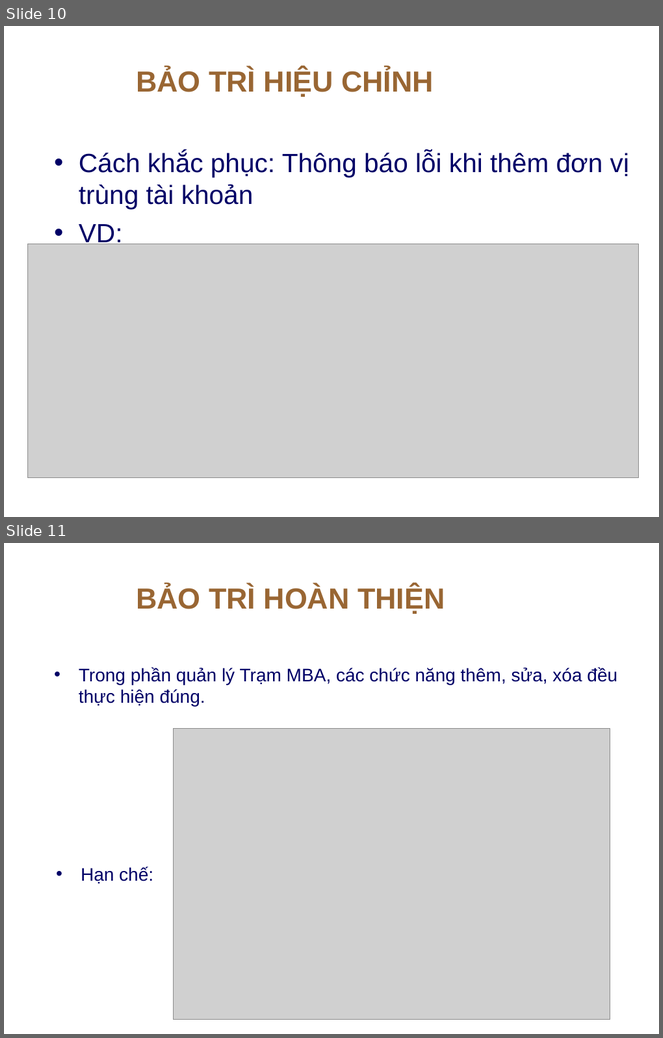
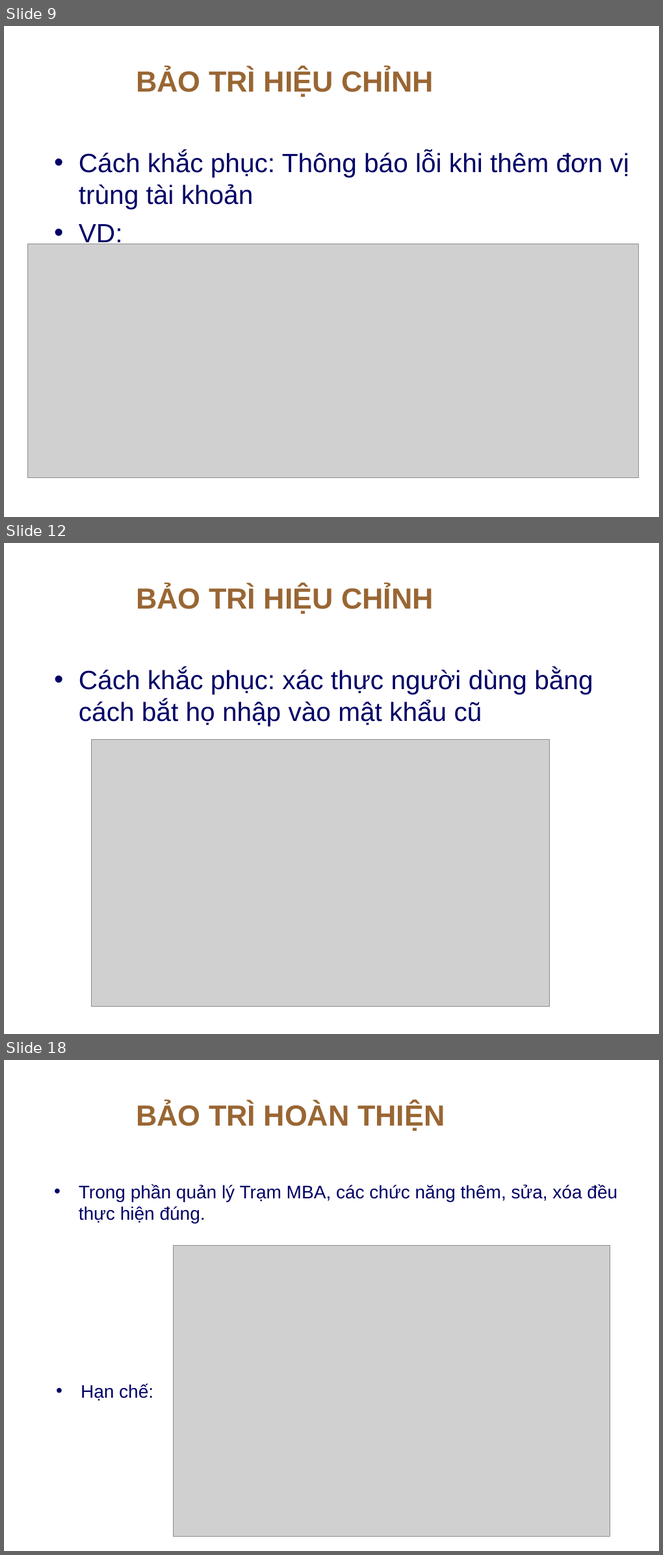
Before and after one commit to thanhphi0127/manager-configuration, a slide deck: doc/baitapso2/BAOTRI_BAITAP2.ppt. Shown one above the other, each under a label of ours: slides 10 and 11 before the commit, slides 9, 12 and 18 after it; the slides between them are not shown. The pictures are 663x1038 and 663x1555 pixels, drawn with LibreOffice and Linux fonts; fonts in the diff are those of the drawing; grey boxes stand for pictures; background and template pictures are left out. Boxes give left, top, right and bottom in pixels: in the first picture for what was removed or moved away, otherwise in the second. Text is boxed around its words. In the diff, an @@ line names an element or a change of style, - is before the commit and + after.

```diff
--- a/doc/baitapso2/BAOTRI_BAITAP2.ppt
+++ b/doc/baitapso2/BAOTRI_BAITAP2.ppt
@@ slide 12 added at (4,543,659,1034), background picture (left out) @@
@@ title added at (136,586,434,614), 32 pt, text #996633, bold @@
+BẢO TRÌ HIỆU CHỈNH
@@ text added at (79,668,593,726), 29 pt, text #000066 @@
+• Cách khắc phục: xác thực người dùng bằng cách bắt họ nhập vào mật khẩu cũ
@@ picture added at (91,739,550,1007) @@
@@ what was slide 10 is now slide 9 @@
@@ what was slide 11 is now slide 18 @@
```
Also in this commit, not shown: 3 slides changed, 10 other slides added, 2 slides removed.
